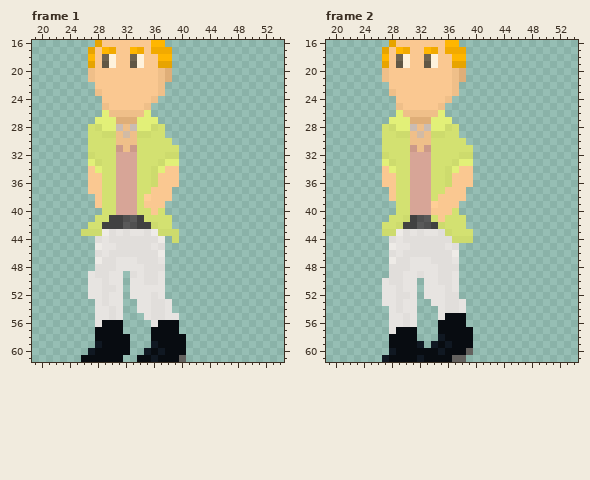
Pixel-art file -- Assets/art/MainCharacters/Sudo/SudoWalkL.aseprite. Above: the version before the commit.
64x64 pixels, 5 frames. Pixels under 10% opacity are left out. Colours within 5 levels of each other are drawn and written as one. Shown: frame 1: x 19..54, y 16..61; frame 2: x 19..54, y 16..61. The commit also changed other frames or places, which this record leaves out.
New version:
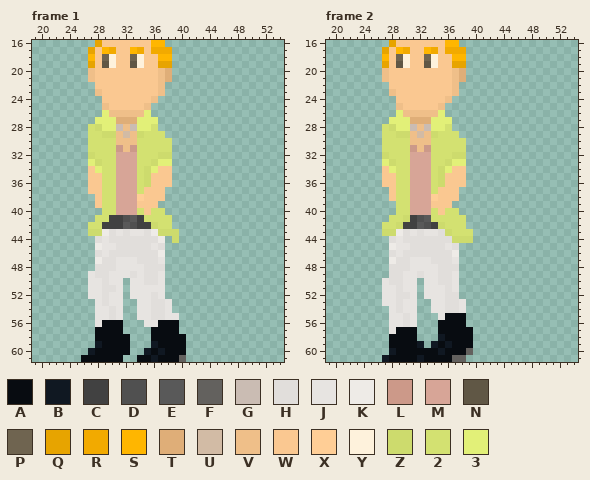
Palette (. is transparent): A #080c11  B #101822  C #414141  D #505050  E #595959  F #63615e  G #cabcb3  H #e1dedb  J #e7e4e1  K #eeebe7  L #cc9989  M #d7a597  N #605745  P #6f6450  Q #e7a400  R #f2aa00  S #ffb600  T #dfae78  U #d2bba5  V #efbf89  W #fac891  X #ffce96  Y #fef2dc  Z #cddb6d  2 #d3e171  3 #e2f078
What changed:
--- frame 1
@@ x 24..41 @@
 27 ....333TTT333.....
-28 ...2Z33GVG33Z2....
-29 ...22ZZVUVZZ22....
+28 ...2Z33GVG332.....
+29 ...22ZZVUVZ222....
 30 ...2222VVV22222...
-31 ...2222LVL222222..
-32 ...Z222MMM2222ZZ..
-33 ...3Z22MMM222Z33..
-34 ...W322MMM22Z3WW..
-35 ...WW22MMM22ZWWW..
-36 ...WW22MMM22ZWWW..
-37 ...WW22MMM22WWW...
-38 ....W22MMM2XWWW...
-39 ....W22MMM2WWW....
-40 .....22MMM22W2....
+31 ...2222LVL22222...
+32 ...Z222MMM222ZZ...
+33 ...3Z22MMM22Z33...
+34 ...W322MMM2Z3WW...
+35 ...WW22MMM2ZWWW...
+36 ...WW22MMM2ZWWW...
+37 ...WW22MMM2WWW....
+38 ....W22MMMXWWW....
+39 ....W22MMMWWW.....
+40 .....22MMM2W22....
 41 ....22CCDEC2222...
 42 ...22CCCEDCCZ22...
-43 ..ZZZKHJHJJHKZZZ..
+43 ...ZZKHJHJJHKZZZ..
 44 ....HJHHHHHHHK.Z..
@@ x 30..34 @@
 48 HJJJJ
-49 JJ.HJ
+49 JJJHJ
 50 JJ.JJ
@@ x 32..37 @@
 54 ..JJHH
-55 ...JHH
-56 ....JA
+55 ..JJHH
+56 ...JJA
 57 ....AA
--- frame 2
@@ x 32..41 @@
 27 TT333.....
-28 VG33Z2....
-29 UVZZ22....
+28 VG332.....
+29 UVZ222....
 30 VV22222...
-31 VL222222..
-32 MM2222ZZ..
-33 MM222Z33..
-34 MM22Z3WW..
-35 MM22ZWWW..
-36 MM22ZWWW..
-37 MM22WWW...
-38 MM2WWWW...
-39 MMXWWW....
-40 MMWWW2....
-41 DE2W222...
+31 VL22222...
+32 MM222ZZ...
+33 MM22Z33...
+34 MM2Z3WW...
+35 MM2ZWWW...
+36 MM2ZWWW...
+37 MM2WWW....
+38 MMXWWW....
+39 MMWWW.....
+40 MM2W22....
+41 DE22222...
 42 EDCZ222...
@@ x 32..36 @@
 53 ..JJH
-54 ...JH
+54 ..JJH
 55 ...JA
